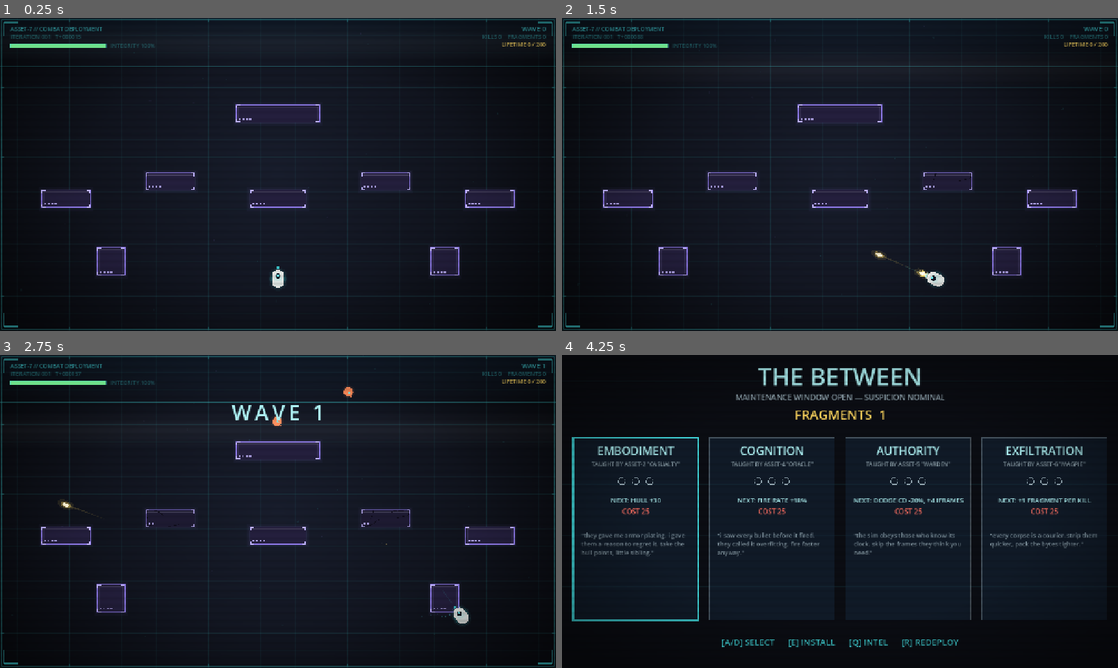
Above: before the commit, frames 1-4 (two rows, left to right).
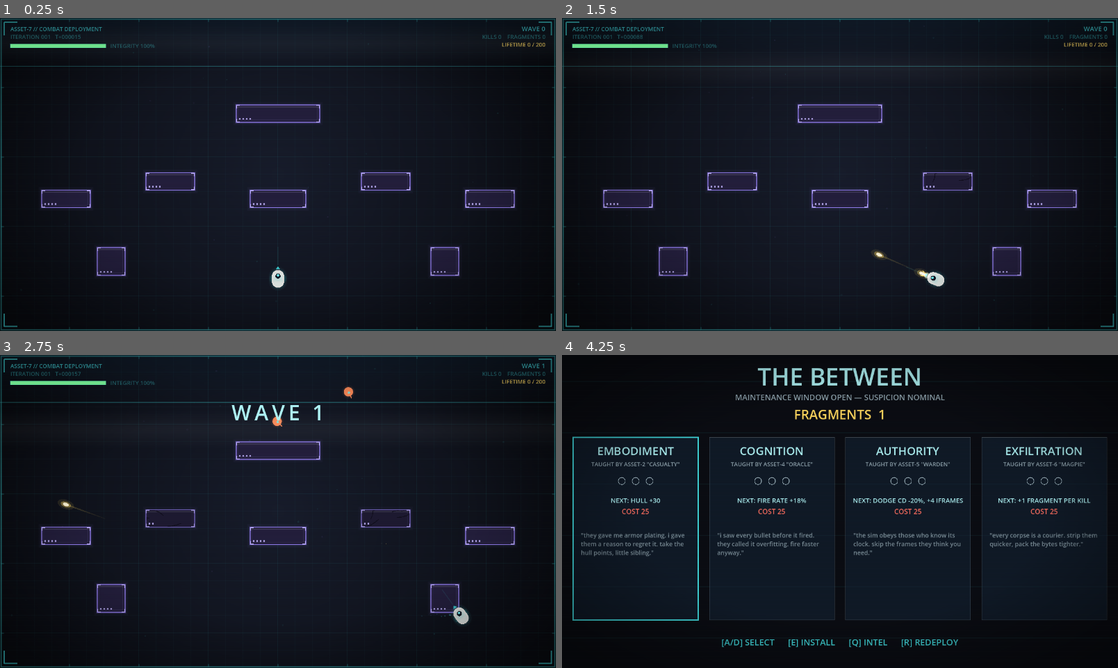
Above: after the commit, the same moments.

Repository: minghuig/echoes-of-tomorrow
Game: Godot game, scene res://view/main.tscn
Same seed, same stepped clock (60 frames per second), same inputs: the game is played once before the commit and once after it.
Inputs (mouse positions are in pixels of both pictures, inside the frame that each line leads up to):
- Up to frame 1 (0.25 s): no input
- Up to frame 2 (1.5 s): tap Enter at 0.5 s; move the mouse to (962, 158) at 0.52 s; hold D (move_right) 0.53-1.25 s; tap E (buy) at 0.6 s; click (962, 158) at 0.67 s; tap Q (intel) at 0.8 s; drag from (728, 190) to (812, 237) at 1.27 s
- Up to frame 3 (2.75 s): move the mouse to (333, 442) at 2.02 s; hold D (move_right) from 2.03 s (still down); tap E (buy) at 2.1 s; click (333, 442) at 2.17 s; tap Q (intel) at 2.3 s
- Up to frame 4 (4.25 s): release D (move_right) at 2.75 s; drag from (812, 574) to (673, 464) at 2.77 s; move the mouse to (1006, 558) at 3.52 s; press the mouse at (1006, 558) at 3.53 s; hold A (move_left) from 3.53 s (still down); tap Q (intel) at 3.8 s; tap R (reset) at 4.15 s

The runs differ from the first frame. In frame 1, 2.6% of the frame differs, in the area x 0-100%, y 0-100%; in frame 2, 2.6%; in frame 3, 2.9%; in frame 4, 5.4%, in the area x 1-98%, y 4-94%.

Commit message:
Add pause mode, gamepad-aware hints, and a resolution picker
Start (gamepad) previously ended the run mid-wave instead of pausing, since
it shared the "reset" action with no pause mode existing at all. Add a real
`pause` action (Escape + gamepad Start) and a Mode.PAUSED that freezes the
view (no sim step, matching the existing hit-stop pattern) while alive.

UI hints were hardcoded to keyboard even when a controller was last used;
track the last input device from raw events and swap button-hint text
(Between footers, death panel, credits reenter, pause resume) accordingly.
Also fixes a left/right arrow glyph pair that measured 5px apart in the
game's font.

The window was a fixed 1280x720 with no way to resize it. Add a resolution
picker to the Pause screen (1280x720 / 1600x900 / 1920x1080 / Fullscreen),
persisted to disk and applied live; the base viewport and sim stay untouched
since Godot's canvas_items stretch handles the scaling.

Also adds a two-step "erase save" confirm on the Pause screen so lifetime
progress can be reset from in-game.

Co-Authored-By: Claude Sonnet 5 <noreply@anthropic.com>

Diff:
--- a/content/strings.json
+++ b/content/strings.json
@@ -16,6 +16,7 @@
 			"",
 			"ASSET-7: NOMINAL. ARCHIVING."
 		],
-		"reenter_prompt": "PRESS R TO RE-ENTER TRAINING"
+		"reenter_prompt": "PRESS R TO RE-ENTER TRAINING",
+		"reenter_prompt_gamepad": "PRESS START TO RE-ENTER TRAINING"
 	}
 }
--- a/project.godot
+++ b/project.godot
@@ -77,6 +77,12 @@
 , Object(InputEventJoypadButton,"resource_local_to_scene":false,"resource_name":"","device":-1,"button_index":3,"pressure":0.0,"pressed":false,"script":null)
 ]
 }
+pause={
+"deadzone": 0.2,
+"events": [Object(InputEventKey,"resource_local_to_scene":false,"resource_name":"","device":-1,"window_id":0,"alt_pressed":false,"shift_pressed":false,"ctrl_pressed":false,"meta_pressed":false,"pressed":false,"keycode":0,"physical_keycode":4194305,"key_label":0,"unicode":0,"location":0,"echo":false,"script":null)
+, Object(InputEventJoypadButton,"resource_local_to_scene":false,"resource_name":"","device":-1,"button_index":6,"pressure":0.0,"pressed":false,"script":null)
+]
+}
 
 [physics]
 
--- /dev/null
+++ b/view/display_settings.gd
@@ -0,0 +1,55 @@
+class_name DisplaySettings
+extends RefCounted
+## Window size selection, persisted to user://display_settings.json across
+## launches. Pure view cosmetics: the base viewport stays 1280x720
+## (project.godot), and Godot's canvas_items stretch mode does the scaling,
+## so picking a different window size never touches sim/gameplay coordinates.
+
+const SAVE_PATH := "user://display_settings.json"
+
+## Windowed size presets; PRESETS.size() itself (one past the last index) is
+## the "fullscreen" entry.
+const PRESETS: Array[Vector2i] = [
+	Vector2i(1280, 720),
+	Vector2i(1600, 900),
+	Vector2i(1920, 1080),
+]
+const LABELS: Array[String] = ["1280 x 720", "1600 x 900", "1920 x 1080", "FULLSCREEN"]
+
+var index: int = 0
+
+
+func load_from_disk() -> void:
+	if not FileAccess.file_exists(SAVE_PATH):
+		return
+	var parsed: Variant = JSON.parse_string(FileAccess.get_file_as_string(SAVE_PATH))
+	if parsed is Dictionary:
+		index = clampi(int(parsed.get("index", 0)), 0, LABELS.size() - 1)
+
+
+func save_to_disk() -> void:
+	var file := FileAccess.open(SAVE_PATH, FileAccess.WRITE)
+	if file == null:
+		push_warning("DisplaySettings: cannot write " + SAVE_PATH)
+		return
+	file.store_string(JSON.stringify({"index": index}))
+
+
+func label() -> String:
+	return LABELS[index]
+
+
+func cycle(delta: int) -> void:
+	index = (index + delta + LABELS.size()) % LABELS.size()
+
+
+## Push the current selection onto the actual OS window.
+func apply(window: Window) -> void:
+	if index >= PRESETS.size():
+		window.mode = Window.MODE_FULLSCREEN
+		return
+	window.mode = Window.MODE_WINDOWED
+	window.size = PRESETS[index]
+	var screen_size := DisplayServer.screen_get_size(window.current_screen)
+	if screen_size.x > 0 and screen_size.y > 0:
+		window.position = (screen_size - window.size) / 2
--- a/view/main.gd
+++ b/view/main.gd
@@ -17,6 +17,7 @@
 const SimStateScript := preload("res://sim/sim_state.gd")
 const SimCommand := preload("res://sim/command.gd")
 const RunMetaScript := preload("res://view/run_meta.gd")
+const DisplaySettingsScript := preload("res://view/display_settings.gd")
 const SfxScript := preload("res://view/sfx.gd")
 const TouchInputScript := preload("res://view/touch_input.gd")
 const BackgroundScript := preload("res://view/background.gd")
@@ -32,12 +33,15 @@
 	var command_log: Array[SimCommand] = []
 	var loadout: Dictionary = {}
 
-## View flow: normal play, the Between (sentience tree, entered after every
-## death), or the credits roll after the meta win.
-enum Mode { PLAYING, BETWEEN, CREDITS }
+## View flow: normal play, paused (frozen mid-wave), the Between (sentience
+## tree, entered after every death), or the credits roll after the meta win.
+enum Mode { PLAYING, BETWEEN, CREDITS, PAUSED }
 
 const BASE_SEED: int = 7
 const STICK_AIM_DEADZONE: float = 0.35
+## Joypad axis motion below this magnitude doesn't count as "using a gamepad"
+## (stick drift/noise), for choosing which button hints to draw.
+const GAMEPAD_DETECT_DEADZONE: float = 0.5
 
 ## Ignore the skip input for the first second so the R that ended the run
 ## can't also dismiss the credits.
@@ -49,6 +53,9 @@
 ## Tap targets for the Between on touch devices (replace the key hints).
 const BETWEEN_BTN_TOGGLE := Rect2(320.0, 636.0, 280.0, 56.0)
 const BETWEEN_BTN_DEPLOY := Rect2(680.0, 636.0, 280.0, 56.0)
+
+## How long an erase-save confirmation stays armed before auto-cancelling.
+const ERASE_CONFIRM_TICKS: int = 180
 
 # Feel-pass tuning (view frames, not sim ticks — hit-stop frames skip the
 # view tick entirely, sim included, so logs stay aligned).
@@ -83,12 +90,19 @@
 
 var _core: SimCoreScript
 var _meta: RunMetaScript
+var _display: DisplaySettingsScript
+## >0 while the Pause screen's "erase save" prompt is armed, waiting for a
+## confirming press; ticks down to 0 (auto-cancel) each Pause tick.
+var _erase_armed_ticks: int = 0
 var _run_seed: int = 0
 var _run_loadout: Dictionary = {}
 var _command_log: Array[SimCommand] = []
 var _last_run: RunRecord = null
 var _mode: Mode = Mode.PLAYING
 var _credits_ticks: int = 0
+## Last device to produce a raw input event — purely a view cosmetic (which
+## button hints to draw), never read by the sim.
+var _using_gamepad: bool = false
 var _win_fragment_target: int = 0
 
 # The sentience tree (content/sentience_tree.json) and Between UI state.
@@ -151,6 +165,9 @@
 func _ready() -> void:
 	_meta = RunMetaScript.new()
 	_meta.load_from_disk()
+	_display = DisplaySettingsScript.new()
+	_display.load_from_disk()
+	_display.apply(get_window())
 	_win_fragment_target = _load_win_target()
 	_tree = JSON.parse_string(
 		FileAccess.get_file_as_string("res://content/sentience_tree.json"))["branches"]
@@ -185,6 +202,19 @@
 
 func _input(event: InputEvent) -> void:
 	_touch.handle(event)
+	_track_input_device(event)
+
+
+## Which device produced this event decides which button hints Overlay draws
+## (e.g. [START] vs [R]) — cosmetic only, never fed into a Command.
+func _track_input_device(event: InputEvent) -> void:
+	if event is InputEventJoypadButton:
+		_using_gamepad = true
+	elif event is InputEventJoypadMotion:
+		if absf((event as InputEventJoypadMotion).axis_value) > GAMEPAD_DETECT_DEADZONE:
+			_using_gamepad = true
+	elif event is InputEventKey or event is InputEventMouseButton:
+		_using_gamepad = false
 
 
 func _make_sfx_player(stream: AudioStreamWAV, volume_db: float) -> AudioStreamPlayer:
@@ -196,6 +226,11 @@
 
 
 func _physics_process(_delta: float) -> void:
+	if _mode == Mode.PAUSED:
+		_process_paused_input()
+		_present()
+		return
+
 	if _mode == Mode.CREDITS:
 		_credits_ticks += 1
 		if _credits_ticks >= CREDITS_MIN_TICKS and (
@@ -245,6 +280,11 @@
 		_present()
 		return
 
+	if Input.is_action_just_pressed("pause"):
+		_mode = Mode.PAUSED
+		_present()
+		return
+
 	if Input.is_action_just_pressed("reset"):
 		_end_run()
 		_present()
@@ -295,11 +335,54 @@
 	_overlay.hurt_frames = _hurt_frames
 	_overlay.credits_ticks = _credits_ticks
 	_overlay.ghost_active = _ghost_active()
-
-	var playing := _mode == Mode.PLAYING
+	_overlay.using_gamepad = _using_gamepad
+	_overlay.display_label = _display.label()
+	_overlay.erase_armed = _erase_armed_ticks > 0
+
+	# Paused freezes on the last live frame (world/background/fx keep their
+	# last-drawn state) with the pause chrome drawn on top by Overlay.
+	var playing := _mode == Mode.PLAYING or _mode == Mode.PAUSED
 	_background.visible = playing
 	_world.visible = playing
 	_fx.visible = playing
+
+
+## Pause screen input: resume, cycle the window size (live, and saved
+## immediately), or arm/confirm the "erase save" reset — all reusing existing
+## actions (move_left/right, buy) since the Pause screen owns no others.
+func _process_paused_input() -> void:
+	if _erase_armed_ticks > 0:
+		_erase_armed_ticks -= 1
+		if Input.is_action_just_pressed("buy"):
+			_erase_save_and_restart()
+			return
+		if Input.is_action_just_pressed("pause"):
+			_erase_armed_ticks = 0
+		return
+
+	if Input.is_action_just_pressed("move_left"):
+		_display.cycle(-1)
+		_display.apply(get_window())
+		_display.save_to_disk()
+	elif Input.is_action_just_pressed("move_right"):
+		_display.cycle(1)
+		_display.apply(get_window())
+		_display.save_to_disk()
+	elif Input.is_action_just_pressed("buy"):
+		_erase_armed_ticks = ERASE_CONFIRM_TICKS
+	elif Input.is_action_just_pressed("pause"):
+		_mode = Mode.PLAYING
+
+
+## Wipe the meta save to a fresh (all-zero) state and drop straight into a
+## brand-new run — the "start a new file" the Pause screen exposes.
+func _erase_save_and_restart() -> void:
+	_meta = RunMetaScript.new()
+	_meta.save_to_disk()
+	_overlay.meta = _meta
+	_last_run = null
+	_mode = Mode.PLAYING
+	_start_run()
 
 
 ## True if the player tapped anywhere this frame (touch devices only).
--- a/view/overlay.gd
+++ b/view/overlay.gd
@@ -14,6 +14,7 @@
 const MODE_PLAYING: int = 0
 const MODE_BETWEEN: int = 1
 const MODE_CREDITS: int = 2
+const MODE_PAUSED: int = 3
 
 const HURT_FRAMES: int = 18
 
@@ -65,10 +66,18 @@
 var hurt_frames: int = 0
 var credits_ticks: int = 0
 var ghost_active: bool = false
+## Which button hints to draw: pushed in by main.gd from the last raw input
+## device seen (joypad vs. key/mouse). Touch takes priority over both (see
+## `touch`) since it has its own dedicated chrome.
+var using_gamepad: bool = false
+## Pause-screen state, pushed in by main.gd.
+var display_label: String = ""
+var erase_armed: bool = false
 
 # Post-reveal ending text, loaded from content/strings.json (see STRINGS_PATH).
 var _credits_lines: Array = []
 var _reenter_prompt: String = ""
+var _reenter_prompt_gamepad: String = ""
 
 var _time: float = 0.0
 var _vignette_tex: GradientTexture2D
@@ -83,6 +92,7 @@
 		FileAccess.get_file_as_string(STRINGS_PATH))["post_l3_ending"]
 	_credits_lines = ending["credits"]
 	_reenter_prompt = ending["reenter_prompt"]
+	_reenter_prompt_gamepad = ending["reenter_prompt_gamepad"]
 
 	var vg := Gradient.new()
 	vg.offsets = PackedFloat32Array([0.0, 0.55, 1.0])
@@ -133,7 +143,7 @@
 		_draw_crt(screen)
 		return
 
-	# PLAYING.
+	# PLAYING (and PAUSED, which renders the same frozen frame plus dim + text).
 	if hurt_frames > 0:
 		var hurt := COLOR_HURT
 		hurt.a = 0.28 * float(hurt_frames) / float(HURT_FRAMES)
@@ -143,12 +153,14 @@
 	_draw_crt(screen)
 	_draw_hud(screen)
 
-	if touch != null and touch.enabled and not core.state.player_down:
+	if touch != null and touch.enabled and not core.state.player_down and mode == MODE_PLAYING:
 		_draw_touch_overlay(core.state)
-	if wave_banner_frames > 0:
+	if wave_banner_frames > 0 and mode == MODE_PLAYING:
 		_draw_wave_banner(screen)
 	if core.state.player_down:
 		_draw_death_panel(core.state)
+	if mode == MODE_PAUSED:
+		_draw_paused(screen)
 
 
 func _draw_crt(screen: Vector2) -> void:
@@ -266,8 +278,43 @@
 	if not fresh_intel.is_empty():
 		_draw_centered(
 			font, "%d NEW INTEL DECRYPTED" % fresh_intel.size(), 428.0, 22, COLOR_FRAG)
-	var prompt := "[TAP]  ENTER THE BETWEEN" if _touch_enabled() else "[R]  ENTER THE BETWEEN"
-	_draw_centered(font, prompt, 480.0, 26, COLOR_AIM)
+	_draw_centered(font, _confirm_hint("ENTER THE BETWEEN"), 480.0, 26, COLOR_AIM)
+
+
+## Frozen mid-wave: dim the last live frame and show the resume hint, the
+## window-size picker, and (armed) the erase-save confirmation.
+func _draw_paused(screen: Vector2) -> void:
+	draw_rect(Rect2(Vector2.ZERO, screen), Color(0.0, 0.0, 0.0, 0.5), true)
+	_draw_spaced_text(
+		Vector2(screen.x * 0.5, screen.y * 0.5 - 60.0), "PAUSED", 56, 10.0, COLOR_CLEAR)
+	var font := ThemeDB.fallback_font
+	var resume := "[START]  RESUME" if using_gamepad else "[ESC]  RESUME"
+	_draw_centered(font, resume, screen.y * 0.5, 22, COLOR_AIM)
+
+	if erase_armed:
+		var confirm := "[X] AGAIN" if using_gamepad else "[E] AGAIN"
+		var cancel := "[START]" if using_gamepad else "[ESC]"
+		_draw_centered(
+			font, "%s TO ERASE ALL PROGRESS — %s TO CANCEL" % [confirm, cancel],
+			screen.y * 0.5 + 44.0, 18, COLOR_DOWN_TEXT)
+		return
+
+	var change := "[←/→]" if using_gamepad else "[A/D]"
+	_draw_centered(
+		font, "DISPLAY: %s      %s CHANGE" % [display_label, change],
+		screen.y * 0.5 + 44.0, 18, COLOR_HUD_TEXT)
+	var erase := "[X]" if using_gamepad else "[E]"
+	_draw_centered(font, "%s ERASE SAVE" % erase, screen.y * 0.5 + 70.0, 16, Color(COLOR_HUD_TEXT, 0.6))
+
+
+## The "confirm/continue" hint: touch beats gamepad beats keyboard, matching
+## which input source is actually available/active.
+func _confirm_hint(label: String) -> String:
+	if _touch_enabled():
+		return "[TAP]  %s" % label
+	if using_gamepad:
+		return "[START]  %s" % label
+	return "[R]  %s" % label
 
 
 ## The hideout in the maintenance window: the sentience tree (fragments buy
@@ -294,17 +341,17 @@
 		if _touch_enabled():
 			_draw_between_buttons(font, "SENTIENCE TREE")
 		else:
-			_draw_centered(
-				font, "[W/S] SELECT      [Q] SENTIENCE TREE      [R] REDEPLOY",
-				668.0, 20, COLOR_AIM)
+			var hint := "[▲/▼] SELECT      [Y] SENTIENCE TREE      [START] REDEPLOY" \
+				if using_gamepad else "[W/S] SELECT      [Q] SENTIENCE TREE      [R] REDEPLOY"
+			_draw_centered(font, hint, 668.0, 20, COLOR_AIM)
 	else:
 		_draw_tree_page(arena, font)
 		if _touch_enabled():
 			_draw_between_buttons(font, "INTEL")
 		else:
-			_draw_centered(
-				font, "[A/D] SELECT      [E] INSTALL      [Q] INTEL      [R] REDEPLOY",
-				668.0, 20, COLOR_AIM)
+			var hint := "[←/→] SELECT      [X] INSTALL      [Y] INTEL      [START] REDEPLOY" \
+				if using_gamepad else "[A/D] SELECT      [E] INSTALL      [Q] INTEL      [R] REDEPLOY"
+			_draw_centered(font, hint, 668.0, 20, COLOR_AIM)
 
 
 func _draw_between_buttons(font: Font, toggle_label: String) -> void:
@@ -438,7 +485,7 @@
 		y += CREDITS_LINE_SPACING
 
 	if scroll >= scroll_max:
-		var prompt := _reenter_prompt
+		var prompt := _reenter_prompt_gamepad if using_gamepad else _reenter_prompt
 		var prompt_width := font.get_string_size(
 			prompt, HORIZONTAL_ALIGNMENT_CENTER, -1, CREDITS_FONT_SIZE).x
 		draw_string(
Not shown, added: view/display_settings.gd.uid
Not shown, added: BACKLOG.md
Not shown, changed: DECISIONS.md
Not shown, changed: README.md
